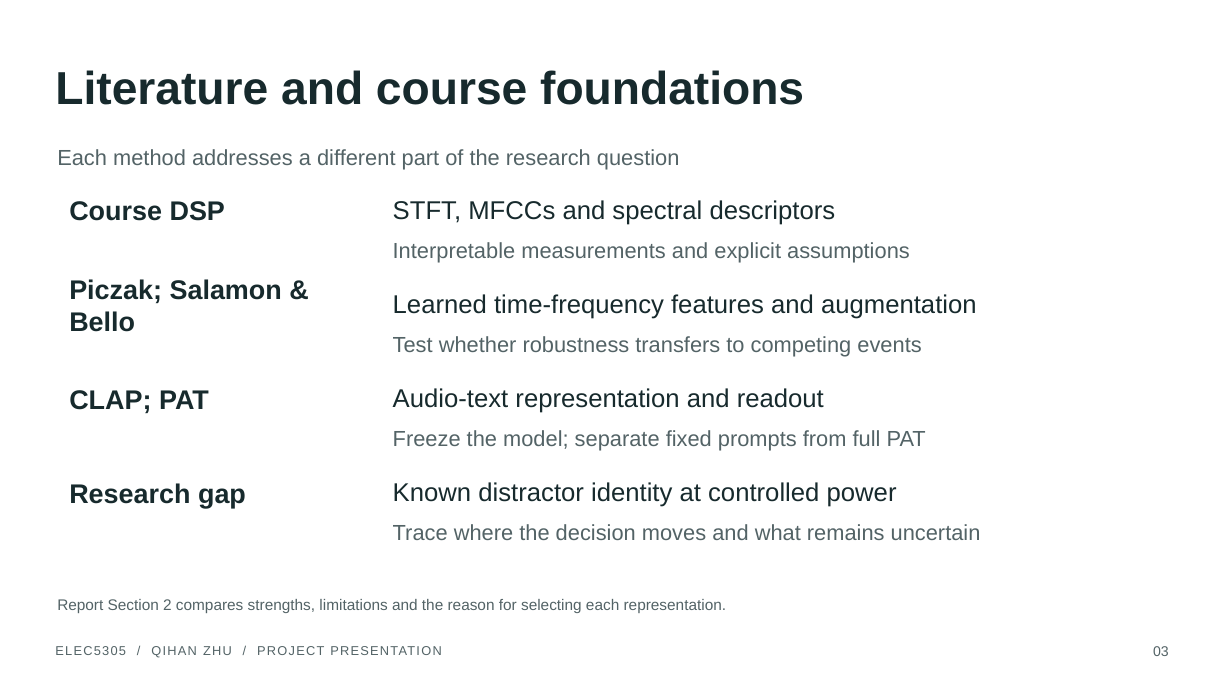
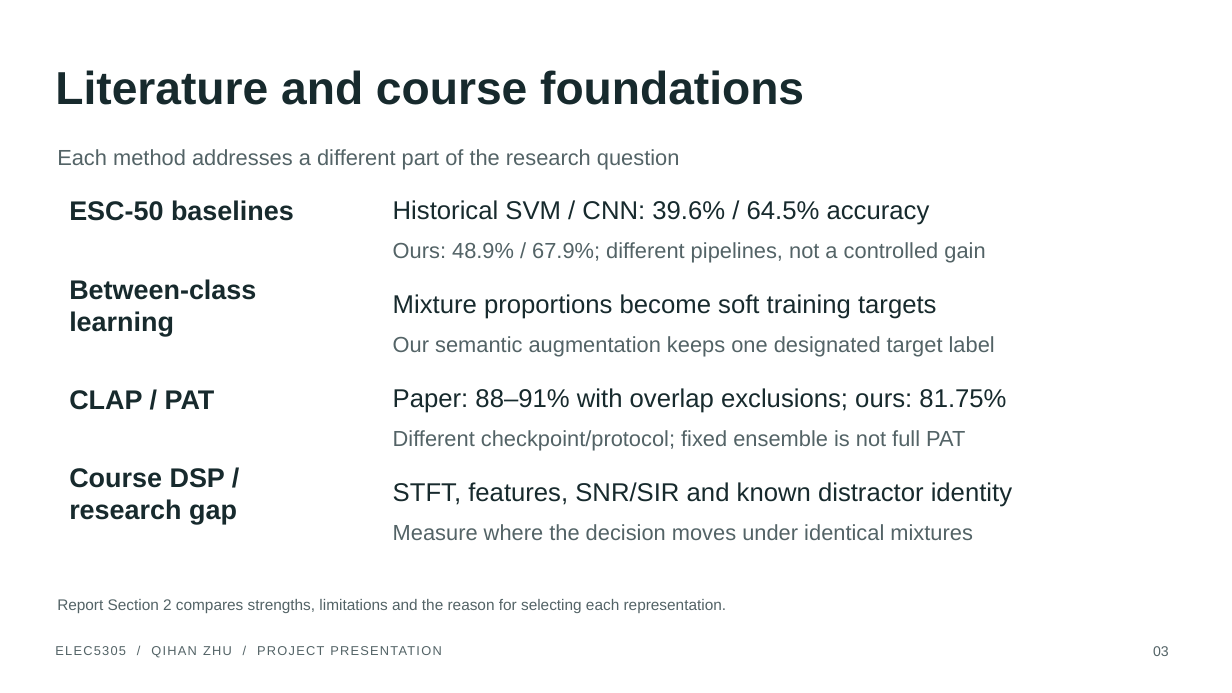
Before and after one commit to Charlie-Uni/elec5305-project-550489593, a slide deck: slide 3 of results/final_submission_20261110/presentation.pptx. Drawn at 1232x693 pixels with LibreOffice and Linux fonts; fonts in the diff are those of the drawing. Boxes give left, top, right and bottom in pixels: in the first picture for what was removed or moved away, otherwise in the second. Text is boxed around its words. In the diff, an @@ line names an element or a change of style, - is before the commit and + after.

```diff
--- a/results/final_submission_20261110/presentation.pptx
+++ b/results/final_submission_20261110/presentation.pptx
@@ text at (x1=69, y1=200, x2=294, y2=221): text changed @@
-Course DSP
+ESC-50 baselines
@@ text at (x1=393, y1=200, x2=930, y2=225): text changed @@
-STFT, MFCCs and spectral descriptors
+Historical SVM / CNN: 39.6% / 64.5% accuracy
@@ text at (x1=393, y1=242, x2=985, y2=262): text changed @@
-Interpretable measurements and explicit assumptions
+Ours: 48.9% / 67.9%; different pipelines, not a controlled gain
@@ text at (x1=69, y1=279, x2=256, y2=336): text changed @@
-Piczak; Salamon & Bello
+Between-class learning
@@ text at (x1=393, y1=294, x2=937, y2=319): text changed @@
-Learned time-frequency features and augmentation
+Mixture proportions become soft training targets
@@ text at (x1=393, y1=336, x2=995, y2=357): text changed @@
-Test whether robustness transfers to competing events
+Our semantic augmentation keeps one designated target label
@@ text at (x1=393, y1=388, x2=1006, y2=413): text changed @@
-Audio-text representation and readout
+Paper: 88–91% with overlap exclusions; ours: 81.75%
@@ text at (x1=69, y1=390, x2=215, y2=410): text changed @@
-CLAP; PAT
+CLAP / PAT
@@ text at (x1=393, y1=430, x2=965, y2=451): text changed @@
-Freeze the model; separate fixed prompts from full PAT
+Different checkpoint/protocol; fixed ensemble is not full PAT
@@ text at (x1=69, y1=468, x2=237, y2=525): text changed @@
-Research gap
+Course DSP / research gap
@@ text at (x1=393, y1=482, x2=1012, y2=507): text changed @@
-Known distractor identity at controlled power
+STFT, features, SNR/SIR and known distractor identity
@@ text at (x1=393, y1=524, x2=973, y2=540): text changed @@
-Trace where the decision moves and what remains uncertain
+Measure where the decision moves under identical mixtures
```
Also in this commit, not shown: 3 other slides changed, 29 other files.
